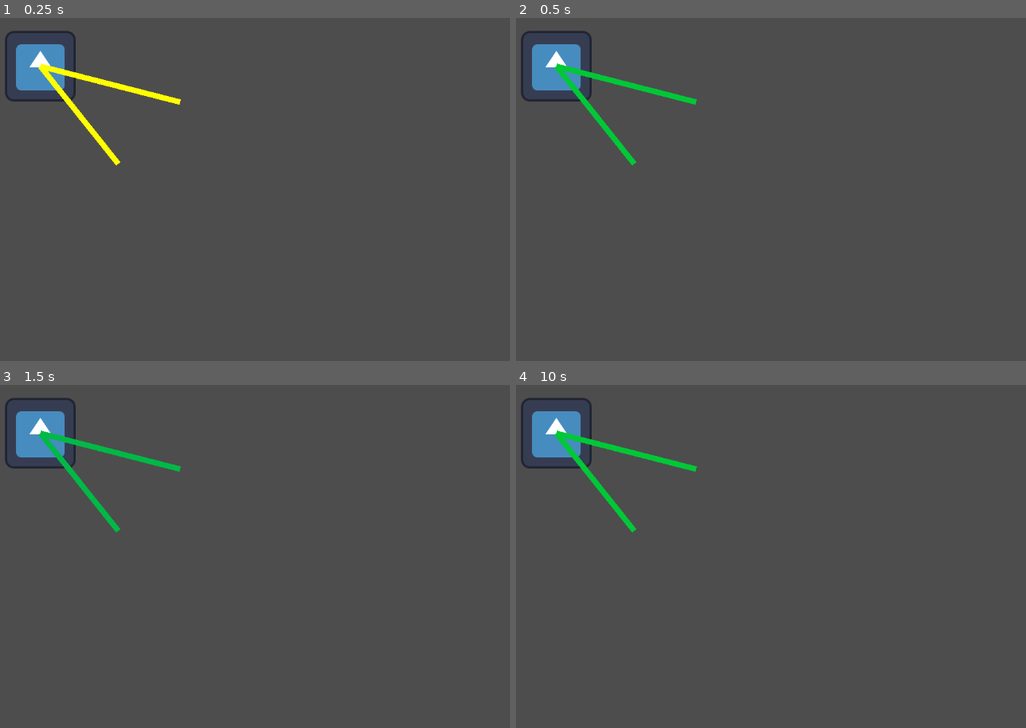
Above: before the commit, frames 1-4 (two rows, left to right).
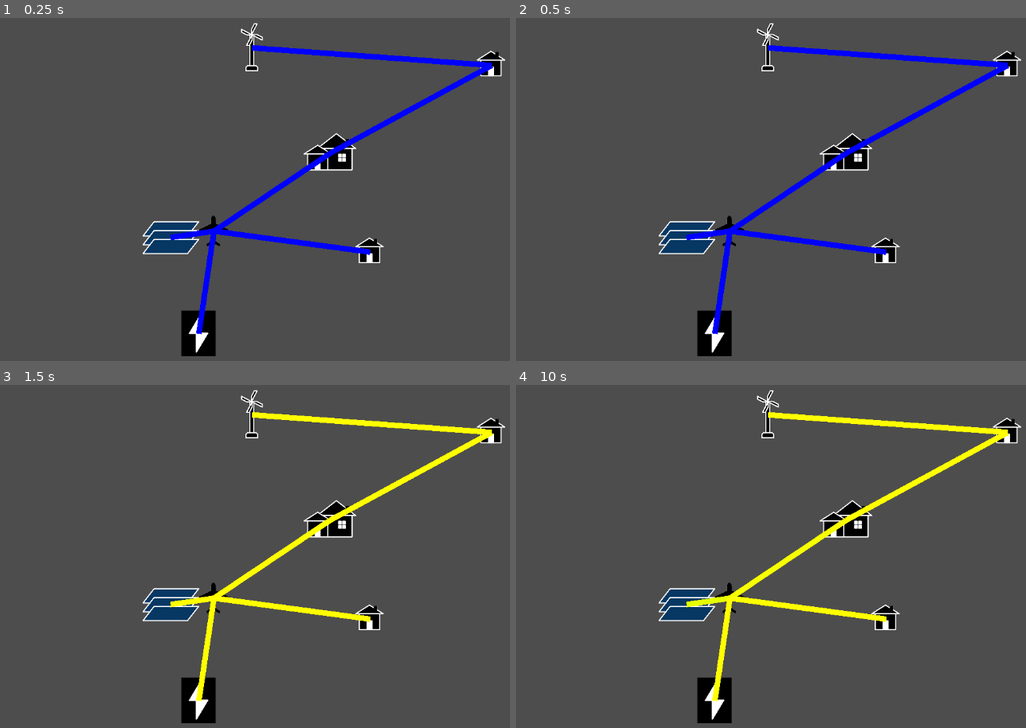
Above: after the commit, the same moments.

Repository: acmattson3/SymergySim
Game: Godot game, scene res://microgrid_simulation.tscn
The game is run twice, just before and just after one commit, with the same random seed, the same clock (stepped at 60 frames per second) and the same inputs. The engine's default icon, where the game draws it, is replaced by a stand-in: a white triangle on a blue panel in a dark square.
Inputs:
- Up to frame 1 (0.25 s): no input
- Up to frame 2 (0.5 s): no input
- Up to frame 3 (1.5 s): tap Enter at 1.25 s
- Up to frame 4 (10 s): tap Space at 2, 3.5, 5 s; tap Enter at 2.75, 4.25 s

The runs differ from the first frame. In frame 1, 8.2% of the frame differs, in the area x 0-100%, y 1-99%; in frame 2, 8.2%; in frame 3, 8.2%; in frame 4, 8.2%.

Commit message:
Overhaul of sim. Now mostly works like a real powergrid! Modeled after Stony River, Alaska.

Diff:
--- a/components/base_component.gd
+++ b/components/base_component.gd
@@ -1,7 +1,41 @@
 extends Node2D
 class_name BaseComponent
 
-enum ComponentType { NONE, GENERATOR, LOAD }
+enum ComponentType { NONE, SOURCE, LOAD }
+
+# Nominal grid parameters.
+var nominal_voltage: float = 120.0
+var droop_coefficient: float = 2.0  # How much voltage drops per unit of demand.
+
+# Current grid info.
+var current_voltage: float = 0.0 # V
+var current_demand: float  = 0.0 # A
+var current_power: float   = 0.0 # kW
+var current_energy: float  = 0.0 # kWh
+var current_status: bool = true
+
+@export var latitude := "0.0"
+@export var longitude := "0.0"
+
+var queue_interval := 1.0
+var queue_elapsed := 0.0
+func _process(delta: float) -> void:
+	queue_elapsed += delta
+	if queue_elapsed >= queue_interval:
+		queue_elapsed = 0.0
+		MQTTHandler.queue_message(TopicHandler.get_component_topic(id, "voltage"), JSON.stringify({"value": current_voltage, "unit": "V"}))
+		MQTTHandler.queue_message(TopicHandler.get_component_topic(id, "demand"), JSON.stringify({"value": current_demand, "unit": "A"}))
+		MQTTHandler.queue_message(TopicHandler.get_component_topic(id, "power"), JSON.stringify({"value": current_power, "unit": "kW"}))
+		MQTTHandler.queue_message(TopicHandler.get_component_topic(id, "energy"), JSON.stringify({"value": current_energy, "unit": "kWh"}))
+		MQTTHandler.queue_message(TopicHandler.get_component_topic(id, "status"), JSON.stringify({"value": current_status, "unit": "bool"}))
+
+func _physics_process(delta: float) -> void:
+	current_energy += current_power*(delta/3600.0)
+
+func get_latitude():
+	return latitude.to_float()
+func get_longitude():
+	return longitude.to_float()
 
 # Component information
 @export var id: StringName = ""
@@ -21,15 +55,15 @@
 	  "id": id,
 	  "type": get_type_string(),
 	  "name": name,
-	  "coordinates": {"lat": global_position.x, "lon": global_position.y, "alt": 0.0},
+	  "coordinates": {"lat": get_latitude(), "lon": get_longitude(), "alt": 0.0},
 	  "connections": formatted_connections
 	}
 	return formatted_info
 
 func get_type_string() -> String:
 	match type:
-		ComponentType.GENERATOR:
-			return "generator"
+		ComponentType.SOURCE:
+			return "source"
 		ComponentType.LOAD:
 			return "load"
 		_:
--- a/components/connections/connection_2d.gd
+++ b/components/connections/connection_2d.gd
@@ -4,8 +4,29 @@
 var connection_a: BaseComponent = null
 var connection_b: BaseComponent = null
 
+#func _ready() -> void:
+	#if connection_a and connection_b: # Valid connection
+		#connection_a.update_voltage.connect(_on_a_update_voltage)
+		#connection_b.update_voltage.connect(_on_b_update_voltage)
+#
+#func _on_a_update_voltage(voltage: float):
+	#connection_b.change_voltage(voltage)
+#func _on_b_update_voltage(voltage: float):
+	#connection_a.change_voltage(voltage)
+
+var update_color_interval := 0.25
+var update_color_elapsed := 0.25
+func _physics_process(delta: float):
+	if not (connection_a and connection_b):
+		return
+	update_color_elapsed += delta
+
+	if update_color_elapsed >= update_color_interval:
+		update_color_elapsed = 0.0
+		update_color()
+
 func update_color():
-	var voltage = LoadManager.get_current_voltage()
+	var voltage = (connection_b.current_voltage + connection_a.current_voltage)/2.0
 
 	if voltage == 0:
 		default_color = Color.BLACK  # ⚫ Off/Disconnected
@@ -27,14 +48,3 @@
 # Helper function for smooth color blending
 func lerp_color(color1: Color, color2: Color, factor: float) -> Color:
 	return color1.lerp(color2, clamp(factor, 0.0, 1.0))
-
-var update_color_interval := 0.25
-var update_color_elapsed := 0.25
-func _physics_process(delta: float):
-	if not (connection_a and connection_b):
-		return
-	update_color_elapsed += delta
-
-	if update_color_elapsed >= update_color_interval:
-		update_color_elapsed = 0.0
-		update_color()
--- a/components/loads/load_component.gd
+++ b/components/loads/load_component.gd
@@ -1,23 +1,24 @@
 extends BaseComponent
 class_name LoadComponent
 
+signal demand_change(new_demand: float)
+
 @export var base_demand_kw := 50.0
 @export var fluctuation := 20.0
-var demand := base_demand_kw
-var voltage := 0.0
-
-func _ready():
-	LoadManager.add_load.emit(self)
+@export var pull_coefficient: float = 0.05  # Voltage drop per kW of load
 
 var time: float = randf_range(0.0, 120.0)
-func _physics_process(delta): # Can be overwritten by children
-	voltage = LoadManager.get_current_voltage()
+func _physics_process(delta: float) -> void:
+	super._physics_process(delta)
+	time += delta
+	current_voltage = VoltageManager.get_current_voltage()
+	# Calculate the instantaneous load (in kW)
+	current_demand = base_demand_kw + fluctuation * sin(0.1 * time)
 
-	time += delta
-	demand = base_demand_kw + fluctuation * (sin(0.1 * time) + cos(0.08 * 1.5 * time))
+	# Compute the voltage drop caused by this load.
+	# (For example, if pull_coefficient is 0.05 V per kW, a 60 kW load pulls down 3 V.)
+	var voltage_diff = pull_coefficient * current_demand
+	VoltageManager.change_voltage(-voltage_diff)
 
-	var demand_payload = JSON.stringify({"value": demand, "unit": "kW"})
-	MQTTHandler.queue_message(TopicHandler.get_component_topic(id, "power"), demand_payload)
-
-func get_current_load():
-	return demand
+	# Update power (for debug/visualization, for example).
+	current_power = (current_demand * current_voltage) / 1000.0
--- a/components/loads/load_component.tscn
+++ b/components/loads/load_component.tscn
@@ -1,9 +1,27 @@
-[gd_scene load_steps=3 format=3 uid="uid://dve2brxwln5qo"]
+[gd_scene load_steps=6 format=3 uid="uid://dve2brxwln5qo"]
 
 [ext_resource type="PackedScene" uid="uid://dc75uliroor2p" path="res://components/base_component.tscn" id="1_gnno5"]
 [ext_resource type="Script" path="res://components/loads/load_component.gd" id="2_khhe1"]
+[ext_resource type="Texture2D" uid="uid://dbi03x6ly5mvy" path="res://icons/big_house_icon.png" id="3_0jjb2"]
+[ext_resource type="Texture2D" uid="uid://buy7d1vfte1pg" path="res://icons/house_icon.png" id="4_jx8w0"]
+[ext_resource type="Texture2D" uid="uid://ccptbghsw0isf" path="res://icons/plane_icon.png" id="5_j2vaw"]
 
 [node name="LoadComponent" instance=ExtResource("1_gnno5")]
 script = ExtResource("2_khhe1")
 base_demand_kw = 50.0
 fluctuation = 20.0
+pull_coefficient = 0.05
+
+[node name="BigHouseIcon" type="Sprite2D" parent="." index="0"]
+visible = false
+scale = Vector2(0.25, 0.25)
+texture = ExtResource("3_0jjb2")
+
+[node name="HouseIcon" type="Sprite2D" parent="." index="1"]
+scale = Vector2(0.25, 0.25)
+texture = ExtResource("4_jx8w0")
+
+[node name="PlaneIcon" type="Sprite2D" parent="." index="2"]
+visible = false
+scale = Vector2(0.25, 0.25)
+texture = ExtResource("5_j2vaw")
--- a/components/sources/generator/generator.gd
+++ b/components/sources/generator/generator.gd
@@ -3,36 +3,8 @@
 
 enum FuelType { NONE, DIESEL, GASOLINE }
 @export var fuel_type: FuelType = FuelType.NONE
-
-var time: float = 0.0
-@export var available_capacity_kw: float = 100.0  # Max generator capacity
+var gallons_fuel_consumed := 0.0
 
 func _physics_process(delta: float) -> void:
-	time += delta
-
-	# Get the current total load demand
-	var total_demand_kw = LoadManager.get_total_demand()
-
-	# Adjust generator output based on demand (cannot exceed max capacity)
-	var supplied_power = min(total_demand_kw, available_capacity_kw)
-	var power_overflow = total_demand_kw - supplied_power # How much power we can't provide
-
-	# Simulate voltage fluctuation (within normal range)
-	voltage = 120.0 + 0.2*sin(0.1*time) - 8.0*(power_overflow/(0.1*available_capacity_kw)) # Max voltage drop at +10% rated capacity
-	LoadManager.set_current_voltage(voltage)
-
-	# Adjust current based on power demand (P = VI -> I = P/V)
-	demand = (supplied_power * 1000.0) / voltage
-
-	# Send MQTT messages
-	MQTTHandler.queue_message(TopicHandler.get_component_topic(id, "demand"), JSON.stringify({"value": demand, "unit": "A"}))
-	MQTTHandler.queue_message(TopicHandler.get_component_topic(id, "voltage"), JSON.stringify({"value": voltage, "unit": "V"}))
-	MQTTHandler.queue_message(TopicHandler.get_component_topic(id, "power"), JSON.stringify({"value": supplied_power, "unit": "kW"}))
-
-	# Energy accumulates over time
-	energy = supplied_power * delta * 3600
-	MQTTHandler.queue_message(TopicHandler.get_component_topic(id, "energy"), JSON.stringify({"value": energy, "unit": "kWh"}))
-
-	# Generator status (turn off if it can't meet demand)
-	status = supplied_power > 0.0
-	MQTTHandler.queue_message(TopicHandler.get_component_topic(id, "status"), JSON.stringify({"value": status, "unit": "bool"}))
+	super._physics_process(delta)
+	gallons_fuel_consumed = current_energy*0.11
--- a/components/sources/generator/generator.tscn
+++ b/components/sources/generator/generator.tscn
@@ -2,12 +2,12 @@
 
 [ext_resource type="PackedScene" uid="uid://br3k2k8h4cboa" path="res://components/sources/source_component.tscn" id="1_vgx6f"]
 [ext_resource type="Script" path="res://components/sources/generator/generator.gd" id="2_or1me"]
-[ext_resource type="Texture2D" uid="uid://tkyi41sj5y1m" path="res://icon.svg" id="3_gnxb4"]
+[ext_resource type="Texture2D" uid="uid://bmiexcti8kh1f" path="res://icons/generator_icon.png" id="3_nugw2"]
 
 [node name="Generator" instance=ExtResource("1_vgx6f")]
 script = ExtResource("2_or1me")
 fuel_type = 0
-available_capacity_kw = 100.0
 
-[node name="Icon" type="Sprite2D" parent="." index="0"]
-texture = ExtResource("3_gnxb4")
+[node name="GeneratorIcon" type="Sprite2D" parent="." index="0"]
+scale = Vector2(0.25, 0.25)
+texture = ExtResource("3_nugw2")
--- /dev/null
+++ b/components/sources/renewable/renewable.gd
@@ -0,0 +1,100 @@
+extends SourceComponent
+class_name Renewable
+
+enum RenewableType { NONE, SOLAR, WIND }
+@export var renewable_type: RenewableType = RenewableType.NONE
+
+var update_interval := 30.0
+var update_elapsed  := 30.0
+func _physics_process(delta: float) -> void:
+	super._physics_process(delta)
+	update_elapsed += delta
+	if update_elapsed >= update_interval:
+		update_elapsed = 0.0
+		match renewable_type:
+			RenewableType.SOLAR:
+				max_power_out = max_power_rating*get_solar_radiation(get_latitude(), get_longitude())
+			RenewableType.WIND:
+				pass
+			_:
+				pass
+
+func get_solar_radiation(lat: float, lon: float) -> float:
+	var solar_angle = get_solar_angle(lat, lon)
+	#print(solar_angle)
+	if solar_angle <= 0.0:
+		return 0.0  # No sunlight if the sun is below the horizon
+	return sin(deg_to_rad(solar_angle))  # Normalize intensity from 0.0 to 1.0
+
+func get_solar_angle(lat: float, lon: float) -> float:
+	var datetime = Time.get_datetime_dict_from_system()
+	var year = datetime.year
+	var month = datetime.month
+	var day = datetime.day
+	var hour = datetime.hour
+	var minute = datetime.minute
+	var second = datetime.second
+
+	# Convert local time (system time) to UTC
+	var utc_offset = Time.get_time_zone_from_system().bias / 60.0  # Convert minutes to hours
+	var utc_hour = hour - utc_offset
+	if utc_hour < 0:
+		day -= 1  # Adjust for previous day if necessary
+		utc_hour += 24
+	elif utc_hour >= 24:
+		day += 1  # Adjust for next day if necessary
+		utc_hour -= 24
+
+	# Get day of the year
+	var N = get_day_of_year(year, month, day) + (utc_hour + minute / 60.0 + second / 3600.0) / 24.0
+
+	# Earth's axial tilt (obliquity of the ecliptic)
+	var obliquity = deg_to_rad(23.44)
+
+	# Solar Mean Anomaly (approximate position of the sun in orbit)
+	var M = deg_to_rad(357.5291 + 0.98560028 * N)
+
+	# Equation of Center (correction for elliptical orbit)
+	var C = deg_to_rad(1.9148) * sin(M) + deg_to_rad(0.02) * sin(2 * M) + deg_to_rad(0.0003) * sin(3 * M)
+
+	# True Solar Longitude
+	var lambda_sun = deg_to_rad(280.4665 + 0.98564736 * N) + C
+
+	# Solar Declination (latitude where the sun is directly overhead)
+	var declination = asin(sin(obliquity) * sin(lambda_sun))
+
+	# Equation of Time (correction for solar time)
+	var y = pow(tan(obliquity / 2.0), 2)
+	var EoT = 4 * rad_to_deg(y * sin(2 * lambda_sun) - 2 * 0.0167 * sin(M) +
+							4 * 0.0167 * y * sin(M) * cos(2 * lambda_sun) -
+							0.5 * pow(y, 2) * sin(4 * lambda_sun) -
+							1.25 * pow(0.0167, 2) * sin(2 * M))
+
+	# Compute Solar Noon (when the sun is highest in the sky)
+	var solar_noon = 12.0 - (lon / 15.0) - (EoT / 60.0)
+
+	# Compute Hour Angle (HA)
+	var solar_time = utc_hour + minute / 60.0 + second / 3600.0
+	var hour_angle = deg_to_rad(15.0 * (solar_time - solar_noon))
+
+# Convert latitude to radians
+	var lat_rad = deg_to_rad(lat)
+
+	# Calculate Solar Altitude Angle (θ)
+	var solar_altitude = asin(sin(lat_rad) * sin(declination) +
+ 							   cos(lat_rad) * cos(declination) * cos(hour_angle))
+
+	return rad_to_deg(solar_altitude)  # Convert result to degrees
+
+func get_day_of_year(year: int, month: int, day: int) -> int:
+	var days_in_month = [31, 28, 31, 30, 31, 30, 31, 31, 30, 31, 30, 31]
+
+	# Leap year check
+	if (year % 4 == 0 and year % 100 != 0) or (year % 400 == 0):
+		days_in_month[1] = 29  # February has 29 days in a leap year
+
+	var day_of_year = 0
+	for i in range(month - 1):
+		day_of_year += days_in_month[i]
+
+	return day_of_year + day
--- /dev/null
+++ b/components/sources/renewable/renewable.tscn
@@ -0,0 +1,19 @@
+[gd_scene load_steps=5 format=3 uid="uid://bwvjs2frstfca"]
+
+[ext_resource type="PackedScene" uid="uid://br3k2k8h4cboa" path="res://components/sources/source_component.tscn" id="1_r6kon"]
+[ext_resource type="Script" path="res://components/sources/renewable/renewable.gd" id="2_7wwl7"]
+[ext_resource type="Texture2D" uid="uid://nyhrnak0f4tm" path="res://icons/solar_icon.png" id="3_eptou"]
+[ext_resource type="Texture2D" uid="uid://bvr5epiv0yyq6" path="res://icons/wind_icon.png" id="4_obeui"]
+
+[node name="Renewable" instance=ExtResource("1_r6kon")]
+script = ExtResource("2_7wwl7")
+renewable_type = 0
+
+[node name="SolarIcon" type="Sprite2D" parent="." index="0"]
+visible = false
+scale = Vector2(0.25, 0.25)
+texture = ExtResource("3_eptou")
+
+[node name="WindIcon" type="Sprite2D" parent="." index="1"]
+scale = Vector2(0.25, 0.25)
+texture = ExtResource("4_obeui")
--- a/components/sources/source_component.gd
+++ b/components/sources/source_component.gd
@@ -1,8 +1,40 @@
 extends BaseComponent
 class_name SourceComponent
 
-var voltage := 0.0
-var demand := 0.0
-var power := 0.0
-var energy := 0.0
-var status := true
+@export var max_power_rating: float = 1.0  # kW
+@onready var max_power_out: float = max_power_rating
+
+# PID controller gains.
+@export var Kp: float = 2.5
+@export var Ki: float = 0.5
+@export var Kd: float = 0.1
+
+var integrated_error: float = 0.0
+var previous_error: float = 0.0
+
+func _physics_process(delta: float) -> void:
+	super._physics_process(delta)
+	#current_power = (current_voltage*current_demand)/1000.0
+	# Compute the voltage error: how far below nominal we are.
+	current_voltage = VoltageManager.get_current_voltage()
+	current_demand = (current_power*1000.0)/current_voltage
+	var error = nominal_voltage - current_voltage
+
+	# Update the PID controller's integral and derivative terms.
+	integrated_error += error * delta
+	integrated_error = clamp(integrated_error, -max_power_out/Ki, max_power_out/Ki)
+	var derivative = (error - previous_error) / max(delta, 0.00001)
+	previous_error = error
+
+	# Calculate the control signal (i.e. desired power injection in kW).
+	var control_signal = Kp * error + Ki * integrated_error + Kd * derivative
+
+	# Only inject power when voltage is low, and clamp to the renewable's maximum capacity.
+	var added_power = clamp(control_signal, 0, max_power_out)
+
+	# Assume a simple linear relationship: the injected power increases the voltage.
+	# 'scale_factor' translates kW to voltage correction (example value).
+	var scale_factor = 0.42
+	VoltageManager.change_voltage(scale_factor * added_power)
+
+	current_power = added_power
--- a/components/sources/source_component.tscn
+++ b/components/sources/source_component.tscn
@@ -5,3 +5,7 @@
 
 [node name="SourceComponent" instance=ExtResource("1_btg3n")]
 script = ExtResource("2_fstuc")
+max_power_rating = 1.0
+Kp = 2.5
+Ki = 0.5
+Kd = 0.1
--- a/load_manager.gd
+++ /dev/null
@@ -1,42 +0,0 @@
-extends Node
-
-var total_demand_kw: float = 0.0  # Sum of all load demands
-
-signal add_load(component: LoadComponent)
-var loads := []
-
-func _ready():
-	add_load.connect(_on_add_load)
-
-var time := 0.0
-var update_elapsed := 0.25
-var update_interval := 0.25
-func _physics_process(delta: float) -> void:
-	time += delta
-	update_elapsed += delta
-
-func _on_add_load(component: LoadComponent):
-	if component not in loads:
-		loads.append(component)
-
-# Update total demand (called by loads)
-func update_total_demand():
-	if not update_elapsed >= update_interval:
-		return
-	update_elapsed = 0.0
-
-	total_demand_kw = 0.0
-	for load: LoadComponent in loads:
-		total_demand_kw += load.get_current_load()
-
-# Return the total demand (used by generators)
-func get_total_demand() -> float:
-	update_total_demand()
-	return total_demand_kw
-
-var current_voltage := 0.0
-func get_current_voltage() -> float:
-	return current_voltage
-
-func set_current_voltage(voltage: float):
-	current_voltage = voltage
--- a/microgrid_simulation.gd
+++ b/microgrid_simulation.gd
@@ -1,11 +1,24 @@
 extends Node2D
 
 # TODO: Add:
-# * Renewables (solar, wind, hydro(?))
 # * Battery
 # * Meter
 
+var debugging := false
+var debug_print_elapsed := 1.0
+var debug_print_interval := 1.0
+func _physics_process(delta: float) -> void:
+	debug_print_elapsed += delta
+	if debugging and debug_print_elapsed >= debug_print_interval:
+		debug_print_elapsed = 0.0
+		for component in $Components.get_children():
+			if component is BaseComponent:
+				print(component.get_id(), " voltage: ", component.current_voltage)
+				print(component.get_id(), " demand: ", component.current_demand)
+				print(component.get_id(), " power: ", component.current_power)
+
 func _ready() -> void:
+	position_components()
 	draw_connections()
 
 	MQTTHandler.broker_connected.connect(_on_broker_connected)
@@ -14,6 +27,69 @@
 	MQTTHandler.published_messages.connect(_on_published_messages)
 
 	MQTTHandler.connect_to_broker("tcp://test.mosquitto.org:1883")
+
+func position_components():
+	var components = $Components.get_children()
+	if components.is_empty():
+		return
+
+	var sum_lat = 0.0
+	var sum_lon = 0.0
+	var positions = []
+
+	# Collect lat/lon values
+	for component in components:
+		if component.has_method("get_latitude") and component.has_method("get_longitude"):
+			var lat = component.get_latitude()
+			var lon = component.get_longitude()
+			sum_lat += lat
+			sum_lon += lon
+			positions.append(Vector2(lon, lat))
+
+	# Compute average center
+	var count = positions.size()
+	if count == 0:
+		return
+
+	var avg_lat = sum_lat / count
+	var avg_lon = sum_lon / count
+
+	# Adjust positions relative to average
+	var adjusted_positions = []
+	for i in range(count):
+		adjusted_positions.append(Vector2(
+			positions[i].x - avg_lon,
+			-(positions[i].y - avg_lat)
+		))
+
+	# Find bounding box
+	var min_x = adjusted_positions[0].x
+	var max_x = adjusted_positions[0].x
+	var min_y = adjusted_positions[0].y
+	var max_y = adjusted_positions[0].y
+
+	for pos in adjusted_positions:
+		min_x = min(min_x, pos.x)
+		max_x = max(max_x, pos.x)
+		min_y = min(min_y, pos.y)
+		max_y = max(max_y, pos.y)
+
+	var width = max_x - min_x
+	var height = max_y - min_y
+
+	# Get the size of the camera window
+	var camera = $Camera2D
+	var screen_size = get_viewport_rect().size
+	var margin = 0.2  # 10% padding
+
+	# Determine scale to fit within camera view
+	var scale_x = (screen_size.x * (1 - margin)) / width if width > 0 else 1
+	var scale_y = (screen_size.y * (1 - margin)) / height if height > 0 else 1
+	var scale_factor = min(scale_x, scale_y)  # Maintain aspect ratio
+
+	# Apply new positions
+	for i in range(count):
+		components[i].position = adjusted_positions[i] * scale_factor
 
 func _on_published_messages(messages):
 	pass
--- a/microgrid_simulation.tscn
+++ b/microgrid_simulation.tscn
@@ -1,33 +1,101 @@
-[gd_scene load_steps=4 format=3 uid="uid://c6bcvft6fbq1m"]
+[gd_scene load_steps=5 format=3 uid="uid://c6bcvft6fbq1m"]
 
 [ext_resource type="Script" path="res://microgrid_simulation.gd" id="1_tm1sw"]
+[ext_resource type="PackedScene" uid="uid://bwvjs2frstfca" path="res://components/sources/renewable/renewable.tscn" id="2_53gnj"]
 [ext_resource type="PackedScene" uid="uid://dckmn61maw7gg" path="res://components/sources/generator/generator.tscn" id="2_klre5"]
 [ext_resource type="PackedScene" uid="uid://dve2brxwln5qo" path="res://components/loads/load_component.tscn" id="3_sqxuq"]
 
 [node name="MicrogridSimulation" type="Node2D"]
 script = ExtResource("1_tm1sw")
 
+[node name="Camera2D" type="Camera2D" parent="."]
+
 [node name="Components" type="Node2D" parent="."]
 
-[node name="TestGenerator" parent="Components" node_paths=PackedStringArray("connections") instance=ExtResource("2_klre5")]
-position = Vector2(125, 102)
-fuel_type = 1
+[node name="solar1" parent="Components" node_paths=PackedStringArray("connections") instance=ExtResource("2_53gnj")]
+position = Vector2(145, 89)
+renewable_type = 1
+max_power_rating = 5.0
+latitude = "61.7856804282784"
+longitude = "-156.59209799812143"
+id = &"solar1"
+connections = [NodePath("../airport")]
+
+[node name="SolarIcon" parent="Components/solar1" index="0"]
+visible = true
+
+[node name="WindIcon" parent="Components/solar1" index="1"]
+visible = false
+
+[node name="wind1" parent="Components" node_paths=PackedStringArray("connections") instance=ExtResource("2_53gnj")]
+position = Vector2(606, 232)
+renewable_type = 2
+max_power_rating = 10.0
+latitude = "61.79009502619285"
+longitude = "-156.5902097177376"
+id = &"wind1"
+connections = [NodePath("../residential1")]
+
+[node name="generator1" parent="Components" node_paths=PackedStringArray("connections") instance=ExtResource("2_klre5")]
+position = Vector2(158, 253)
+max_power_rating = 50.0
+latitude = "61.78344042631406"
+longitude = "-156.5914456817506"
 id = &"generator1"
-type = 1
-connections = [NodePath("../LoadComponent"), NodePath("../LoadComponent2")]
+connections = [NodePath("../airport")]
 
-[node name="LoadComponent" parent="Components" node_paths=PackedStringArray("connections") instance=ExtResource("3_sqxuq")]
+[node name="residential1" parent="Components" node_paths=PackedStringArray("connections") instance=ExtResource("3_sqxuq")]
 position = Vector2(378, 167)
+base_demand_kw = 15.0
+fluctuation = 10.0
+latitude = "61.789689299177084"
+longitude = "-156.58464789802338"
+id = &"residential1"
+type = 2
+connections = [NodePath("../wind1"), NodePath("../church")]
+
+[node name="residential2" parent="Components" node_paths=PackedStringArray("connections") instance=ExtResource("3_sqxuq")]
+position = Vector2(432, 76)
 base_demand_kw = 25.0
+fluctuation = 7.0
+latitude = "61.785339568622355"
+longitude = "-156.5874631435597"
+id = &"residential2"
+type = 2
+connections = [NodePath("../airport")]
+
+[node name="airport" parent="Components" node_paths=PackedStringArray("connections") instance=ExtResource("3_sqxuq")]
+position = Vector2(432, 76)
+base_demand_kw = 60.0
 fluctuation = 10.0
-id = &"load1"
+latitude = "61.78582650929923"
+longitude = "-156.59110236422805"
+id = &"airport"
 type = 2
-connections = [NodePath("../TestGenerator")]
+connections = [NodePath("../residential2"), NodePath("../solar1"), NodePath("../generator1"), NodePath("../church")]
 
-[node name="LoadComponent2" parent="Components" node_paths=PackedStringArray("connections") instance=ExtResource("3_sqxuq")]
-position = Vector2(266, 279)
-base_demand_kw = 75.0
-fluctuation = 10.0
-id = &"load2"
+[node name="HouseIcon" parent="Components/airport" index="1"]
+visible = false
+
+[node name="PlaneIcon" parent="Components/airport" index="2"]
+visible = true
+
+[node name="church" parent="Components" node_paths=PackedStringArray("connections") instance=ExtResource("3_sqxuq")]
+position = Vector2(432, 76)
+base_demand_kw = 30.0
+fluctuation = 5.0
+latitude = "61.78764435313238"
+longitude = "-156.58839011656917"
+id = &"church"
 type = 2
-connections = [NodePath("../TestGenerator")]
+connections = [NodePath("../residential1"), NodePath("../airport")]
+
+[node name="BigHouseIcon" parent="Components/church" index="0"]
+visible = true
+
+[node name="HouseIcon" parent="Components/church" index="1"]
+visible = false
+
+[editable path="Components/solar1"]
+[editable path="Components/airport"]
+[editable path="Components/church"]
--- a/project.godot
+++ b/project.godot
@@ -19,7 +19,7 @@
 
 MQTTHandler="*res://mqtt_handler.gd"
 TopicHandler="*res://topic_handler.gd"
-LoadManager="*res://load_manager.gd"
+VoltageManager="*res://voltage_manager.gd"
 
 [physics]
 
--- /dev/null
+++ b/voltage_manager.gd
@@ -0,0 +1,11 @@
+extends Node
+
+var current_voltage := 0.0:
+	set(value):
+		current_voltage = max(0.0, value)
+
+func change_voltage(value: float) -> void:
+	current_voltage = lerpf(current_voltage, current_voltage+value, 0.5)
+
+func get_current_voltage():
+	return current_voltage
Binary file added: icons/big_house_icon.png
Not shown, added: icons/big_house_icon.png.import
Binary file added: icons/generator_icon.png
Not shown, added: icons/generator_icon.png.import
Binary file added: icons/house_icon.png
Not shown, added: icons/house_icon.png.import
Binary file added: icons/plane_icon.png
Not shown, added: icons/plane_icon.png.import
Binary file added: icons/solar_icon.png
Not shown, added: icons/solar_icon.png.import
Binary file added: icons/wind_icon.png
Not shown, added: icons/wind_icon.png.import
